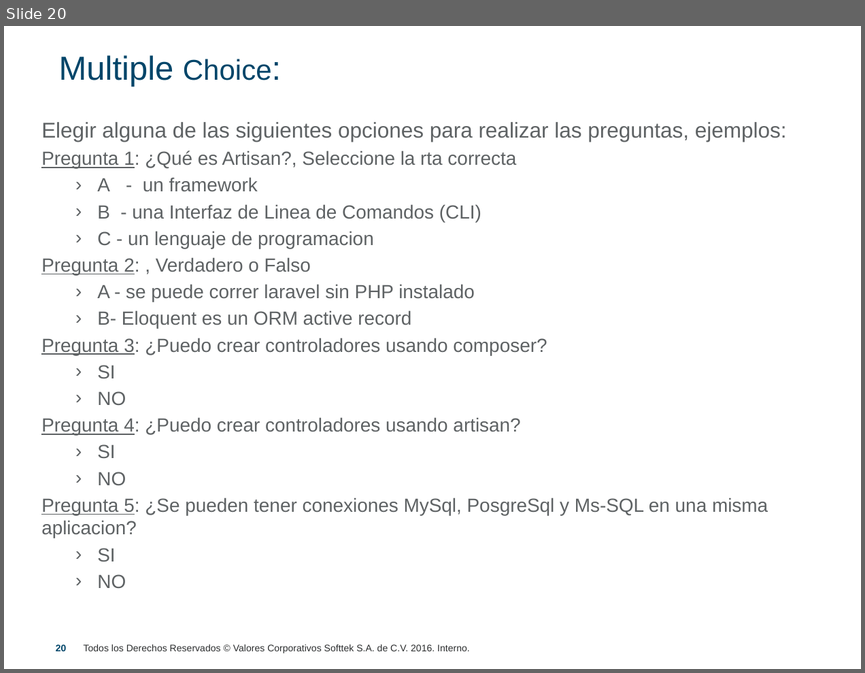
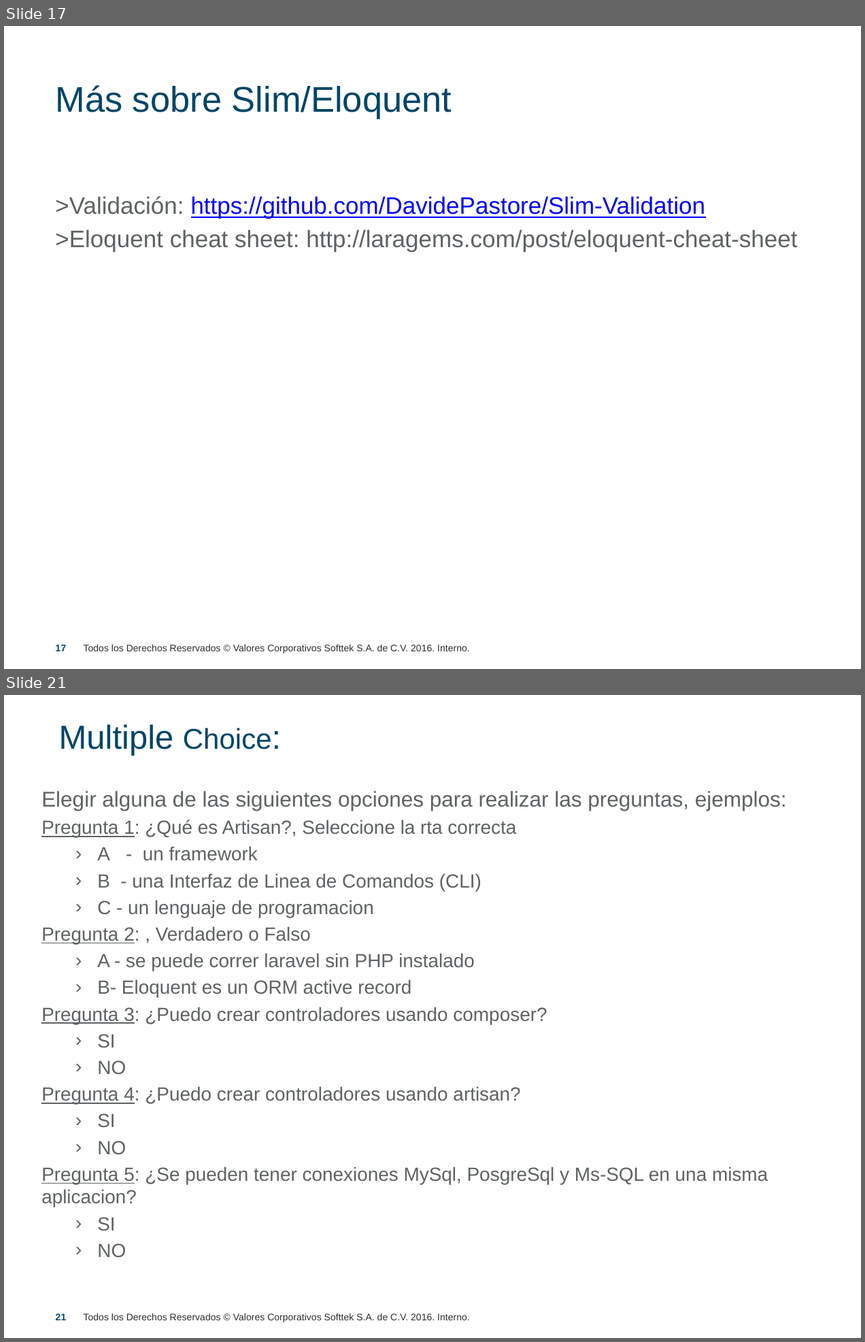
Before and after one commit to precagno/clase_slim, a slide deck: ppt_capacitacion_slim.pptx. Shown one above the other, each under a label of ours: slide 20 before the commit, slides 17 and 21 after it; the slides between them are not shown. The pictures are 865x673 and 865x1342 pixels, drawn with LibreOffice and Linux fonts; fonts in the diff are those of the drawing; background and template pictures are left out. Boxes give left, top, right and bottom in pixels: in the first picture for what was removed or moved away, otherwise in the second. Text is boxed around its words. In the diff, an @@ line names an element or a change of style, - is before the commit and + after.

```diff
--- a/ppt_capacitacion_slim.pptx
+++ b/ppt_capacitacion_slim.pptx
@@ slide 17 added at [4,26,861,669], background #FFFFFF; not listed: 1 template element that a slide beside it also shows @@
@@ text added at [55,85,452,119], 30 pt, text #004569 @@
+Más sobre Slim/Eloquent
@@ text added at [55,196,797,252], 20 pt, text #5E6264 @@
+>Validación: https://github.com/DavidePastore/Slim-Validation
+>Eloquent cheat sheet: http://laragems.com/post/eloquent-cheat-sheet
@@ page number added at [56,644,67,651], 8 pt, text #004569, bold @@
+17
@@ what was slide 20 is now slide 21 @@
@@ page number at [56,1313,67,1320]: text changed @@
-20
+21
```
Also in this commit, not shown: 12 slides changed, 6 other slides added, 6 slides removed.
